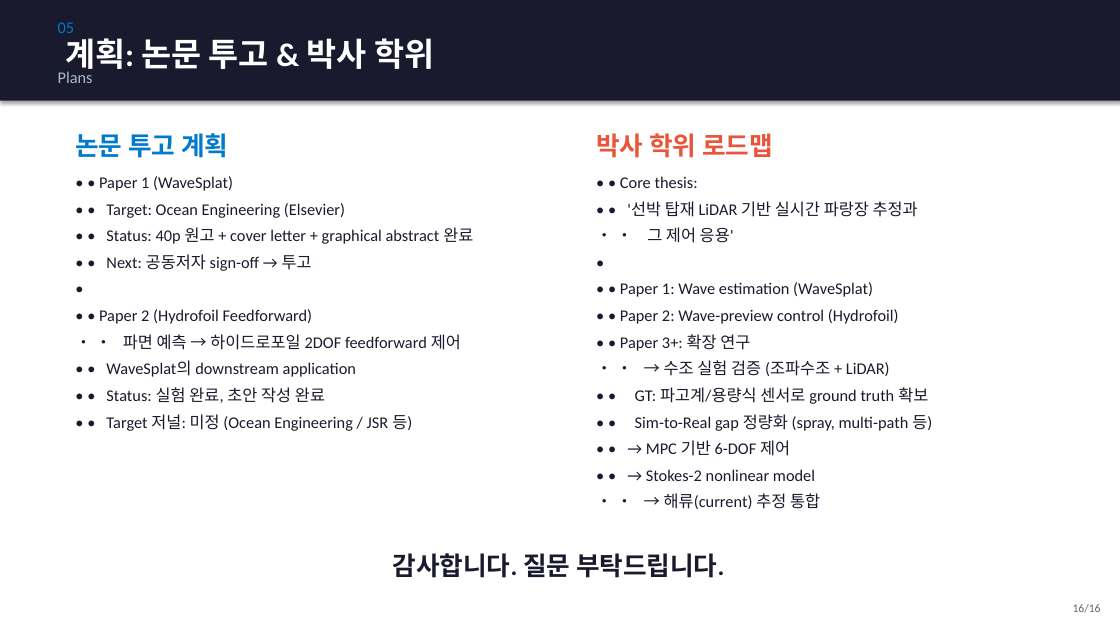
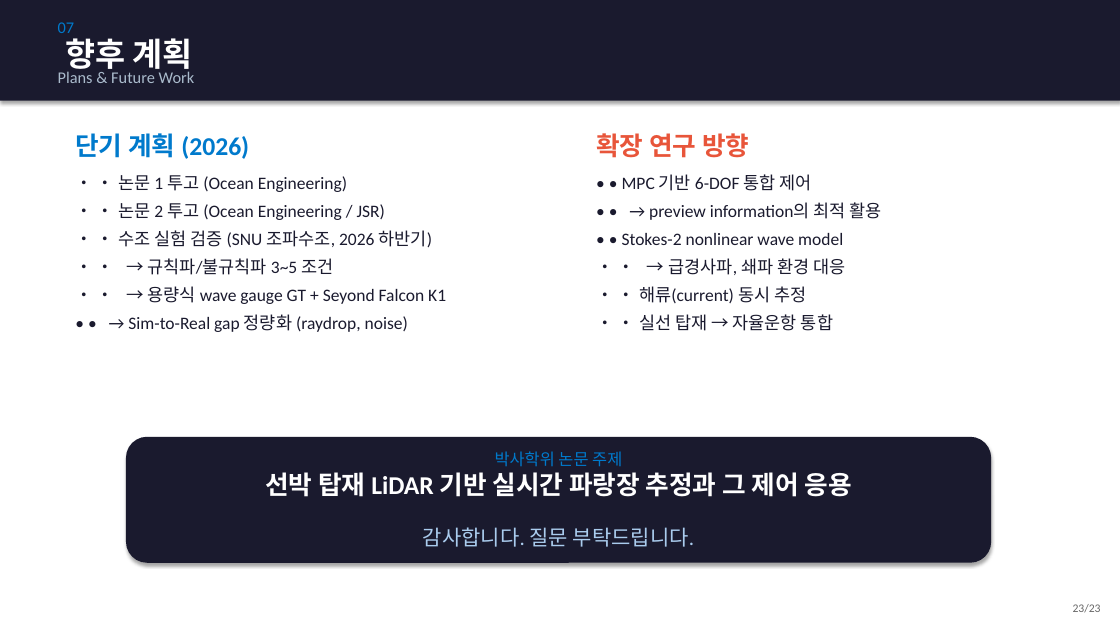
Before and after one commit to SAEYONGPARK94/wavesplat, a slide deck: slide 23 of wavesplat/docs/labmeeting_wavesplat.pptx (slide 16 before the commit). Drawn at 1120x630 pixels with LibreOffice and Linux fonts; fonts in the diff are those of the drawing. Boxes give left, top, right and bottom in pixels: in the first picture for what was removed or moved away, otherwise in the second. Text is boxed around its words. In the diff, an @@ line names an element or a change of style, - is before the commit and + after.

```diff
--- a/wavesplat/docs/labmeeting_wavesplat.pptx
+++ b/wavesplat/docs/labmeeting_wavesplat.pptx
@@ text at (58, 22, 75, 33): text changed @@
-05
+07
@@ text at (65, 32, 192, 74): text changed @@
-계획: 논문 투고 & 박사 학위
+향후 계획
@@ text at (58, 71, 195, 83): text changed @@
-Plans
+Plans & Future Work
@@ text at (75, 133, 249, 159): text changed @@
-논문 투고 계획
+단기 계획 (2026)
@@ text at (596, 133, 749, 158): text changed @@
-박사 학위 로드맵
+확장 연구 방향
@@ text at (118, 175, 446, 332): text changed; size 14 to 15 pt @@
-• • Paper 1 (WaveSplat)
-• • Target: Ocean Engineering (Elsevier)
-• • Status: 40p 원고 + cover letter + graphical abstract 완료
-• • Next: 공동저자 sign-off → 투고
-•
-• • Paper 2 (Hydrofoil Feedforward)
-• • 파면 예측 → 하이드로포일 2DOF feedforward 제어
-• • WaveSplat의 downstream application
-• • Status: 실험 완료, 초안 작성 완료
-• • Target 저널: 미정 (Ocean Engineering / JSR 등)
+• • 논문 1 투고 (Ocean Engineering)
+• • 논문 2 투고 (Ocean Engineering / JSR)
+• • 수조 실험 검증 (SNU 조파수조, 2026 하반기)
+• • → 규칙파/불규칙파 3~5 조건
+• • → 용량식 wave gauge GT + Seyond Falcon K1
+• • → Sim-to-Real gap 정량화 (raydrop, noise)
@@ text at (622, 174, 882, 331): text changed; size 14 to 15 pt @@
-• • Core thesis:
-• • '선박 탑재 LiDAR 기반 실시간 파랑장 추정과
-• • 그 제어 응용'
-•
-• • Paper 1: Wave estimation (WaveSplat)
-• • Paper 2: Wave-preview control (Hydrofoil)
-• • Paper 3+: 확장 연구
-• • → 수조 실험 검증 (조파수조 + LiDAR)
-• • GT: 파고계/용량식 센서로 ground truth 확보
-• • Sim-to-Real gap 정량화 (spray, multi-path 등)
-• • → MPC 기반 6-DOF 제어
-• • → Stokes-2 nonlinear model
-• • → 해류(current) 추정 통합
+• • MPC 기반 6-DOF 통합 제어
+• • → preview information의 최적 활용
+• • Stokes-2 nonlinear wave model
+• • → 급경사파, 쇄파 환경 대응
+• • 해류(current) 동시 추정
+• • 실선 탑재 → 자율운항 통합
@@ rounded rectangle "박사학위 논문 주제": place and size @@
-rounded rectangle "박사학위 논문 주제" at (393, 553, 724, 578)
+rounded rectangle "박사학위 논문 주제" at (126, 437, 991, 563)
@@ rounded rectangle "박사학위 논문 주제" at (126, 437, 991, 563): vertical alignment top to middle; fill none to #1A1A2E; shadow on @@
@@ text in rounded rectangle at (265, 451, 852, 497): paragraphs added @@
+박사학위 논문 주제
+선박 탑재 LiDAR 기반 실시간 파랑장 추정과 그 제어 응용
@@ text in rounded rectangle at (423, 527, 694, 547): size 22 to 18 pt, text colour #1A1A2E to #AACCEE, bold off in "감사합니다. 질문 부탁드립니다." @@
@@ text at (1073, 604, 1101, 613): text changed @@
-16/16
+23/23
```
Also in this commit, not shown: 15 other slides changed, 7 slides added, 3 other files.
